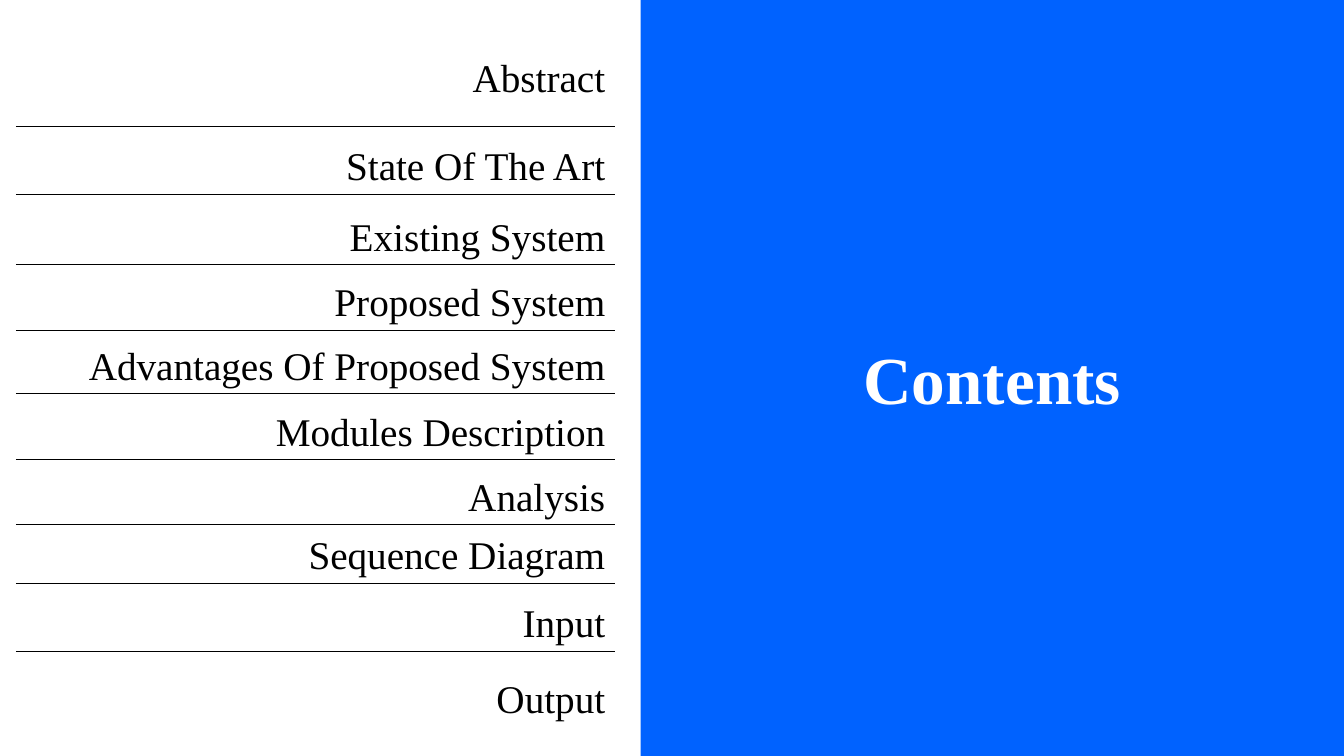
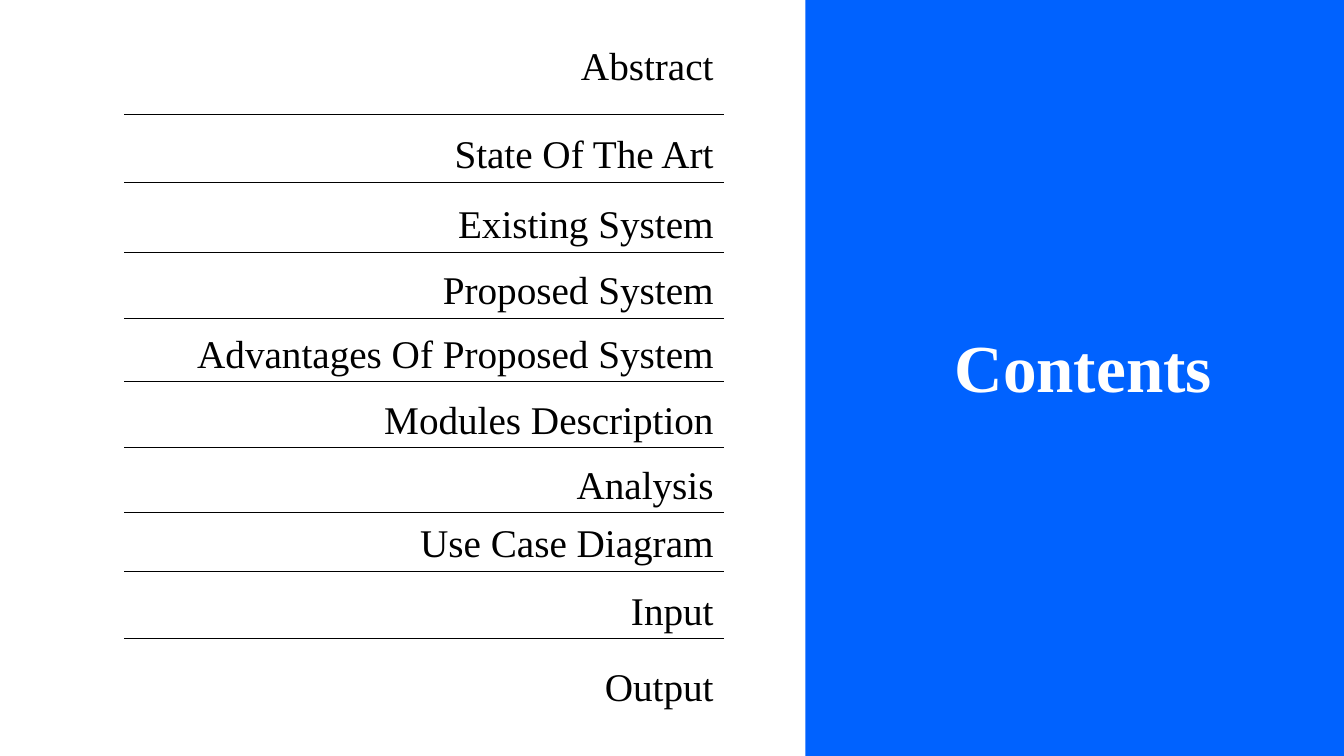
Before and after one commit to Chakrapani2122/Major-Project, a slide deck: slide 2 of Major Project.pptx. Drawn at 1344x756 pixels with LibreOffice and Linux fonts; fonts in the diff are those of the drawing. Boxes give left, top, right and bottom in pixels: in the first picture for what was removed or moved away, otherwise in the second. Text is boxed around its words. In the diff, an @@ line names an element or a change of style, - is before the commit and + after.

```diff
--- a/Major Project.pptx
+++ b/Major Project.pptx
@@ rectangle: place and size @@
-rectangle at bbox=[640, 0, 1344, 756]
+rectangle at bbox=[806, 0, 1344, 756]
@@ table at bbox=[124, 40, 724, 715] @@
-row 8, column 1: Sequence Diagram
+row 8, column 1: Use Case Diagram
@@ table: place and size @@
-table at bbox=[16, 52, 616, 727]
+table at bbox=[124, 40, 724, 715]
@@ text "Contents": place and size @@
-text "Contents" at bbox=[863, 359, 1120, 405]
+text "Contents" at bbox=[955, 347, 1212, 393]
```
Also in this commit, not shown: 5 other slides changed, 1 slide added, 1 slide removed, 15 other files.
